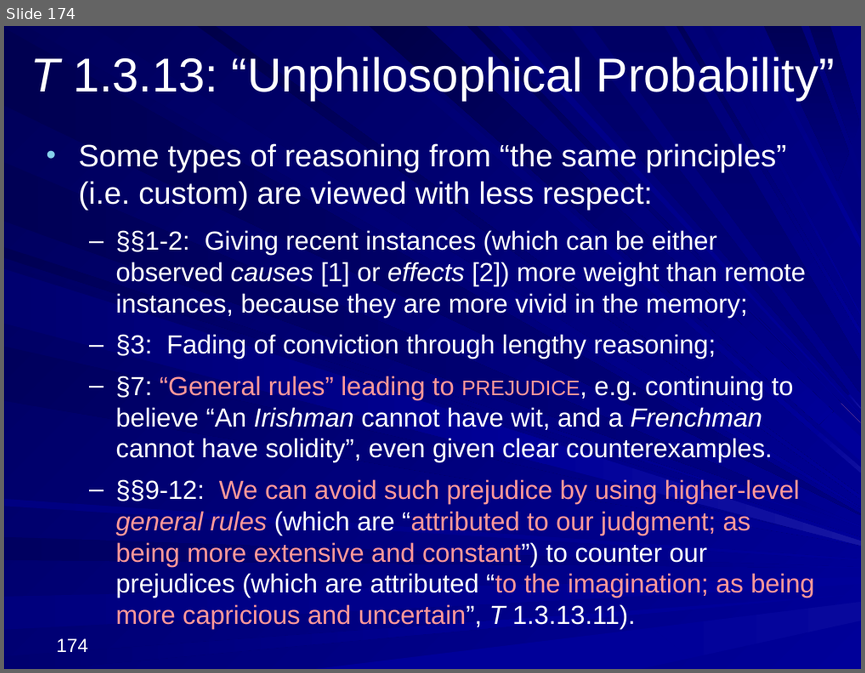
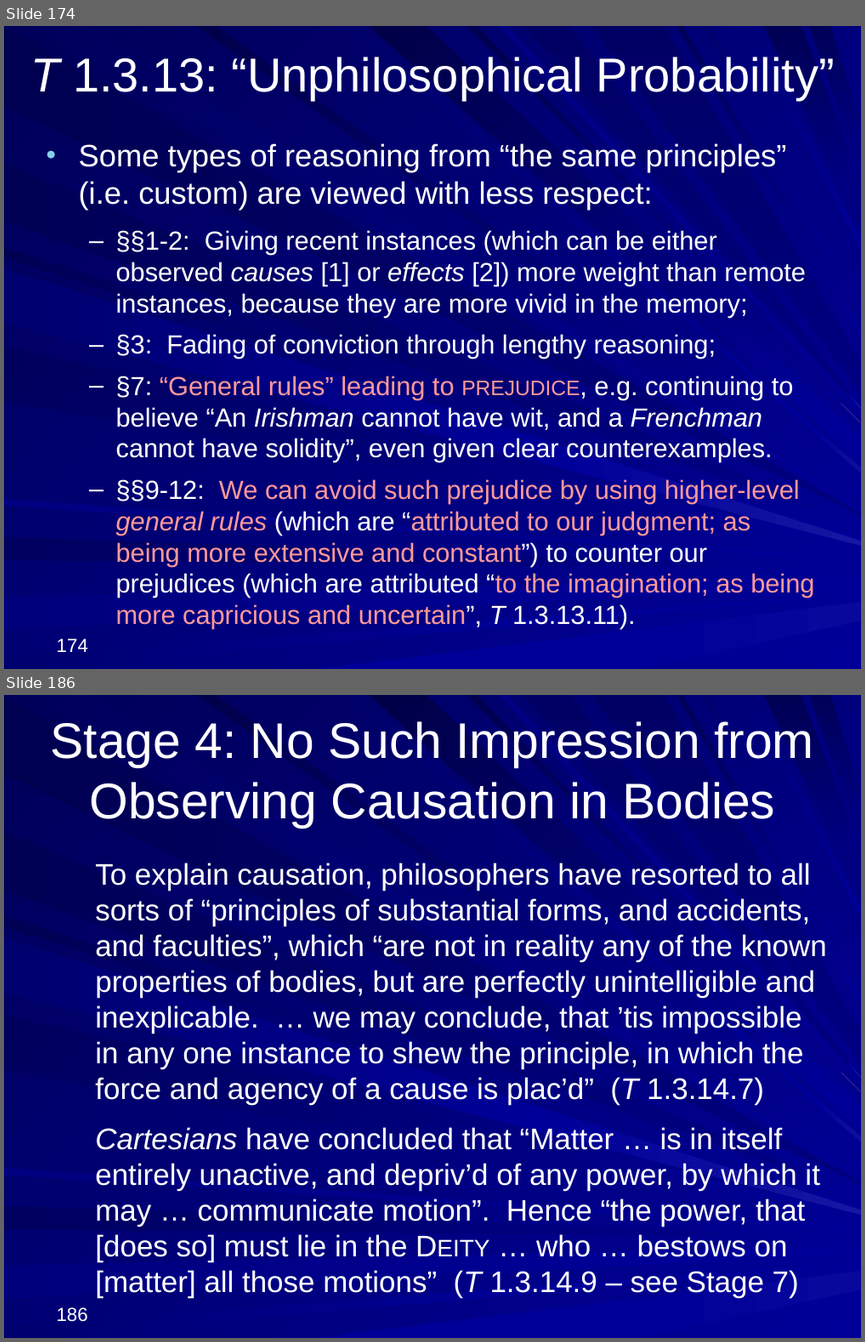
Before and after one commit to englishphilosophy/hume-texts-online, a slide deck: teaching/lectures/2025_Hume_MT_current.pptx. Shown one above the other, each under a label of ours: slide 174 before the commit, slides 174 and 186 after it; the slides between them are not shown. The pictures are 865x673 and 865x1342 pixels, drawn with LibreOffice and Linux fonts; fonts in the diff are those of the drawing. Boxes give left, top, right and bottom in pixels: in the first picture for what was removed or moved away, otherwise in the second. Text is boxed around its words. In the diff, an @@ line names an element or a change of style, - is before the commit and + after.

```diff
--- a/teaching/lectures/2025_Hume_MT_current.pptx
+++ b/teaching/lectures/2025_Hume_MT_current.pptx
@@ slide 186 added at bbox=[4, 695, 861, 1338], background gradient #000078 to #000099; not listed: 37 template elements that a slide beside it also shows @@
@@ title added at bbox=[51, 721, 814, 828], 42 pt, text #FFFFFF @@
+Stage 4: No Such Impression from Observing Causation in Bodies
@@ text added at bbox=[95, 862, 827, 1298], 25 pt, text #FFFFFF @@
+To explain causation, philosophers have resorted to all sorts of “principles of substantial forms, and accidents, and faculties”, which “are not in reality any of the known properties of bodies, but are perfectly unintelligible and inexplicable. … we may conclude, that ’tis impossible in any one instance to shew the principle, in which the force and agency of a cause is plac’d” (T 1.3.14.7)
+Cartesians have concluded that “Matter … is in itself entirely unactive, and depriv’d of any power, by which it may … communicate motion”. Hence “the power, that [does so] must lie in the Deity … who … bestows on [matter] all those motions” (T 1.3.14.9 – see Stage 7)
@@ page number added at bbox=[57, 1307, 88, 1321], 16 pt, text #FFFFFF @@
+186
```
Also in this commit, not shown: 1 slide changed, 47 other slides added, 2 other files.
